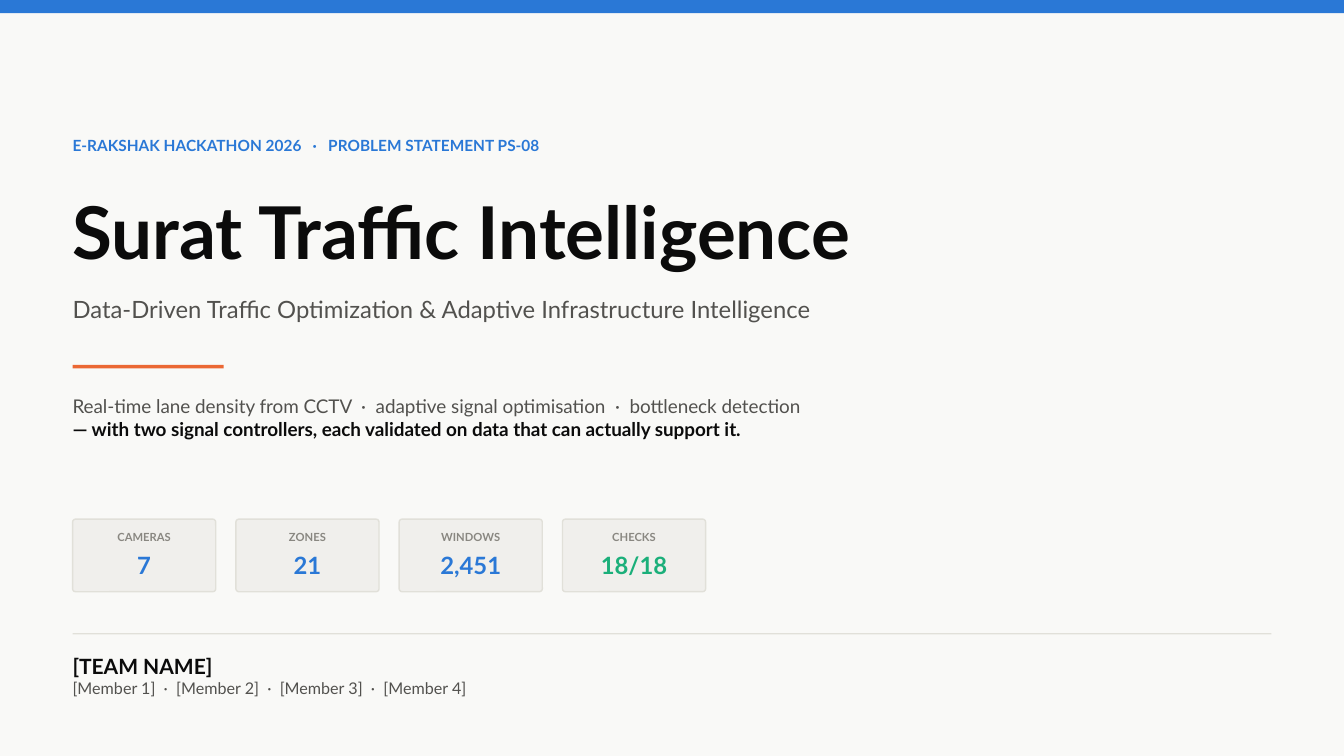
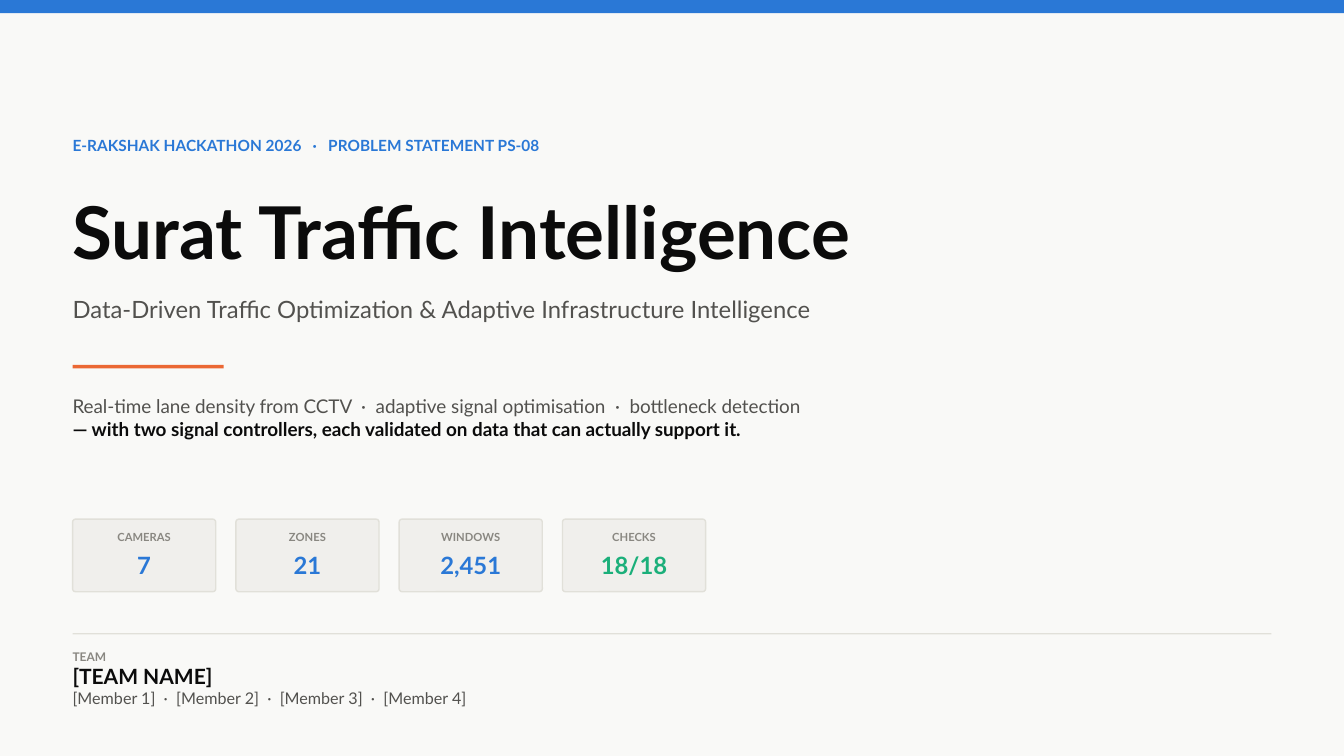
Before and after one commit to Nikhil-AI-Labs/Traffic-Management-System, a slide deck: slide 1 of submission/Surat-Traffic-Intelligence-PS08.pptx. Drawn at 1344x756 pixels with LibreOffice and Linux fonts; fonts in the diff are those of the drawing. Boxes give left, top, right and bottom in pixels: in the first picture for what was removed or moved away, otherwise in the second. Text is boxed around its words. In the diff, an @@ line names an element or a change of style, - is before the commit and + after.

```diff
--- a/submission/Surat-Traffic-Intelligence-PS08.pptx
+++ b/submission/Surat-Traffic-Intelligence-PS08.pptx
@@ text at (73,652,466,707): text changed @@
-[TEAM NAME]
-[Member 1] · [Member 2] · [Member 3] · [Member 4]
+TEAM
+[TEAM NAME]
+[Member 1] · [Member 2] · [Member 3] · [Member 4]
```
Also in this commit, not shown: 9 other slides changed, 3 other files.
